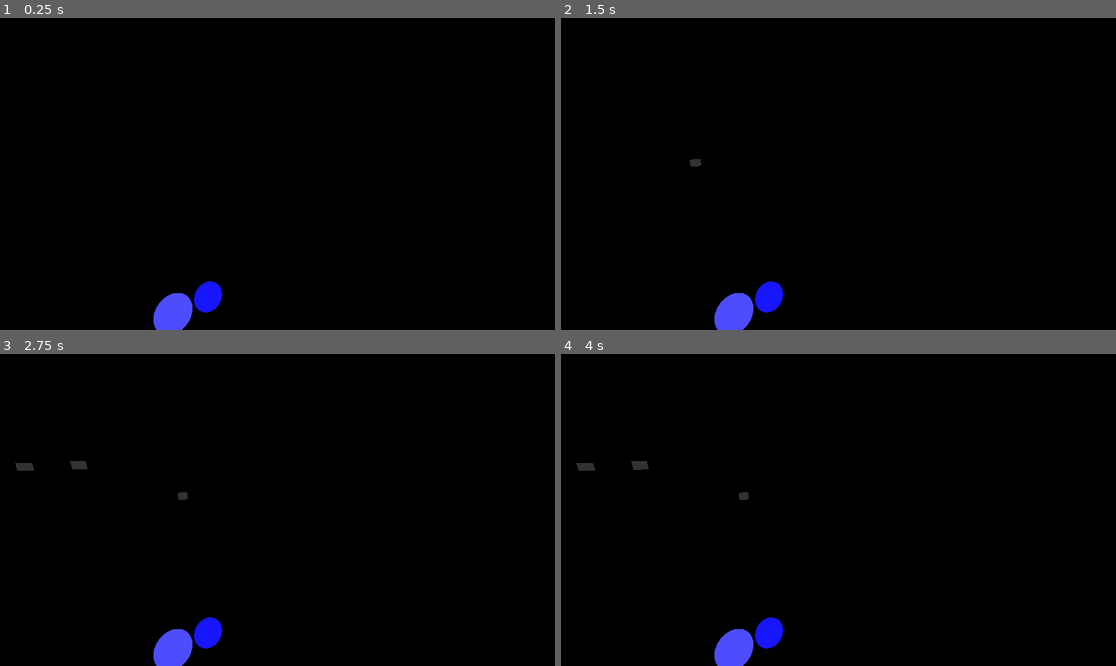
Above: before the commit, frames 1-4 (two rows, left to right).
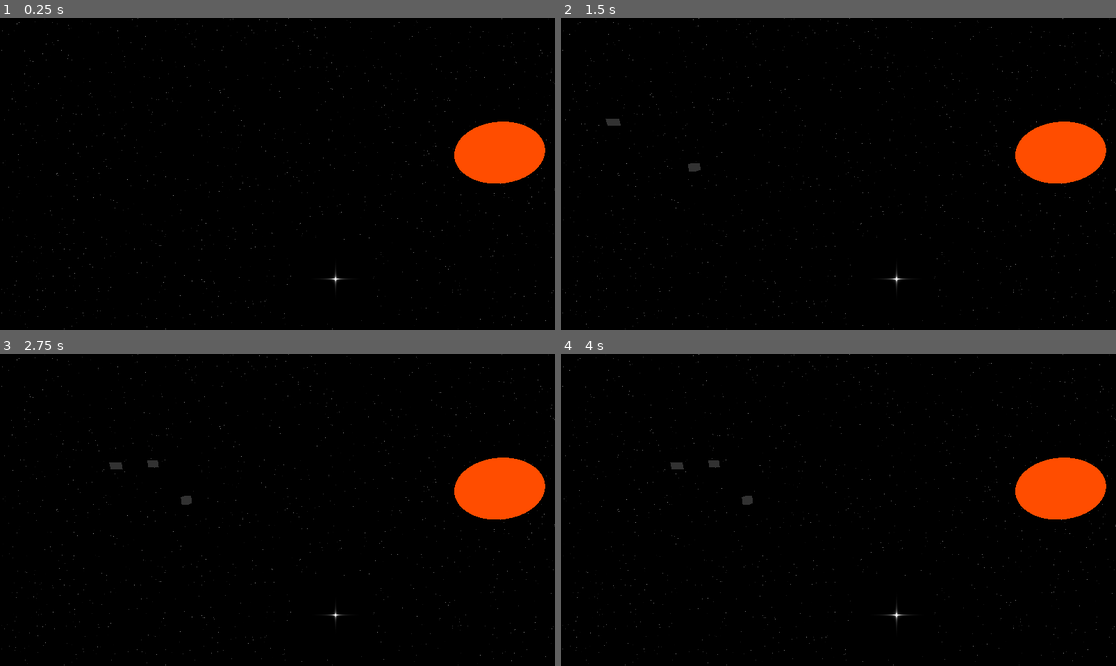
Above: after the commit, the same moments.

Repository: SidewaysFox/faster-than-faster-than-light
Game: Godot game, scene res://space.tscn
Same seed, same stepped clock (60 frames per second), same inputs: the game is played once before the commit and once after it.
Inputs:
- Up to frame 1 (0.25 s): no input
- Up to frame 2 (1.5 s): tap Enter at 0.5 s; tap Space at 1.25 s
- Up to frame 3 (2.75 s): no input
- Up to frame 4 (4 s): tap Enter at 2.75 s; tap Space at 3.5 s

The runs differ from the first frame. In frame 1, 3.9% of the frame differs, in the area x 0-100%, y 0-100%; in frame 2, 4.0%; in frame 3, 4.2%; in frame 4, 4.2%.

Commit message:
dsdfghlkhjsdfhg

Diff:
--- a/faster-than-faster-than-light/bg-stars.gdshader
+++ b/faster-than-faster-than-light/bg-stars.gdshader
@@ -1,15 +1,16 @@
 shader_type spatial;
+render_mode unshaded;
 
 uniform vec4 bg_color: source_color;
 uniform float seed = 1.0;
 uniform float prob_mod = 1.0;
+uniform float size = 100.0;
 
 float rand(vec2 st) {
     return fract(sin(dot(st.xy, vec2(12.9898,78.233)) * seed) * 43758.5453123);
 }
 
 void fragment() {
-	float size = 100.0;
 	float prob = 0.9 * prob_mod;
 	vec2 pos = floor(1.0 / size * FRAGCOORD.xy);
 	float color = 0.0;
@@ -18,14 +19,15 @@
 	if (starValue > prob)
 	{
 		vec2 center = size * pos + vec2(size, size) * 0.5;
-		float t = 0.9 + 0.2 * sin(TIME * 8.0 + (starValue - prob) / (1.0 - prob) * 45.0);
+		float t = 0.9 + 0.1 * sin(TIME * 8.0 + (starValue - prob) / (1.0 - prob) * 45.0);
 		color = 1.0 - distance(FRAGCOORD.xy, center) / (0.5 * size);
 		color = color * t / (abs(FRAGCOORD.y - center.y)) * t / (abs(FRAGCOORD.x - center.x));
 	}
 	else if (rand(SCREEN_UV.xy / 20.0) > 0.996)
 	{
 		float r = rand(SCREEN_UV.xy);
-		color = r * (0.85 * sin(TIME * (r * 5.0) + 720.0 * r) + 0.95);
+		float n = distance(r, 0.5);
+		color = n * (0.4 * sin(TIME * (n * 5.0) + 720.0 * n) + 0.95);
 	}
 	ALBEDO = vec3(color);
 }
--- a/faster-than-faster-than-light/space.gd
+++ b/faster-than-faster-than-light/space.gd
@@ -11,6 +11,7 @@
 func _ready() -> void:
 	$BGStars.material_override.set_shader_parameter("seed", randf_range(0.01, 100.0))
 	$BGStars.material_override.set_shader_parameter("prob_mod", randf_range(0.9, 1.1))
+	$BGStars.material_override.set_shader_parameter("size", randf_range(75.0, 125.0))
 	for i in system_types.pick_random():
 		var z: float = randf_range(-3000, -300)
 		var x: float = randf_range(z * -1.25, z * 1.25)
--- a/faster-than-faster-than-light/space.tscn
+++ b/faster-than-faster-than-light/space.tscn
@@ -12,6 +12,7 @@
 shader_parameter/bg_color = Color(0, 0, 0, 1)
 shader_parameter/seed = 1.0
 shader_parameter/prob_mod = 1.0
+shader_parameter/size = 100.0
 
 [sub_resource type="SphereMesh" id="SphereMesh_4fhbr"]
 flip_faces = true
--- a/faster-than-faster-than-light/starship.gd
+++ b/faster-than-faster-than-light/starship.gd
@@ -32,7 +32,7 @@
 		global_position = Vector3(-2000 * team, randf_range(-200, 200), randf_range(-200, 200))
 	else:
 		global_position = Vector3(randf_range(50, 50), randf_range(-25, 25), randf_range(-10, -150))
-	jump_destination = Vector3(randf_range(-170, -50) * team, randf_range(-60, 60), randf_range(25, -100))
+	jump_destination = Vector3(randf_range(-120, -50) * team, randf_range(-60, 60), randf_range(-100, 0))
 	$JumpDelay.start(randf() * 2)
 
 
